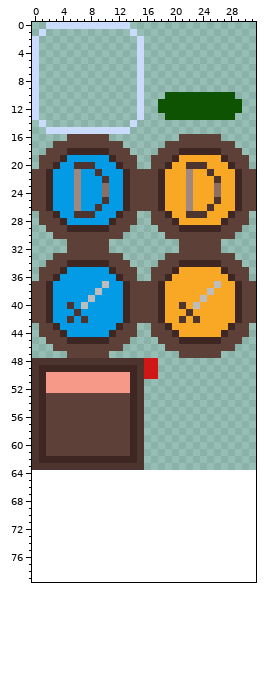
Sprite sheet -- gfx/square-sprites.png. That is the earlier state.
The file is 32x64 pixels. The old version is drawn lined up with the new one, on the new canvas.
New version:
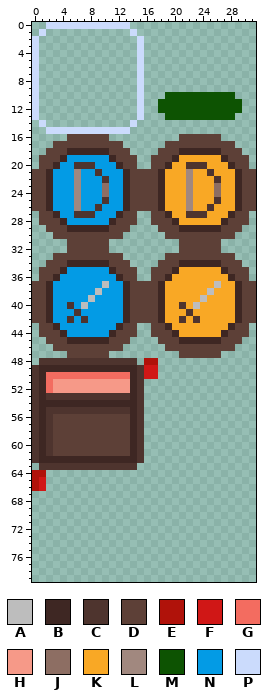
Palette (. is transparent): A #bdbdbd  B #3e2723  C #4e342e  D #5d4037  E #b0120a  F #d01716  G #f36c60  H #f69988  J #8d6e63  K #f9a825  L #a1887f  M #0d5302  N #039be5  P #cbdbfc
The exact change:
canvas 32x64 -> 32x80
@@ x 0..19 @@
 47 .....DDDDDD.........
-48 CCCCCCCCCCCCCCCCFF..
+48 .CCCCCCCCCCCCCC.EE..
 49 CBBBBBBBBBBBBBBCFF..
-50 CBHHHHHHHHHHHHBCFF..
-51 CBHHHHHHHHHHHHBC....
-52 CBHHHHHHHHHHHHBC....
-53 CBDDDDDDDDDDDDBC....
-54 CBDDDDDDDDDDDDBC....
-55 CBDDDDDDDDDDDDBC....
-56 CBDDDDDDDDDDDDBC....
-57 CBDDDDDDDDDDDDBC....
-58 CBDDDDDDDDDDDDBC....
-59 CBDDDDDDDDDDDDBC....
-60 CBDDDDDDDDDDDDBC....
-61 CBDDDDDDDDDDDDBC....
+50 CBGGGGGGGGGGGGBCFF..
+51 CBGHHHHHHHHHHHBC....
+52 CBGHHHHHHHHHHHBC....
+53 CBCCCCCCCCCCCCBC....
+54 CBBBBBBBBBBBBBBC....
+55 CBCCCCCCCCCCCCBC....
+56 CBCDDDDDDDDDDDBC....
+57 CBCDDDDDDDDDDDBC....
+58 CBCDDDDDDDDDDDBC....
+59 CBCDDDDDDDDDDDBC....
+60 CBCDDDDDDDDDDDBC....
+61 CBCDDDDDDDDDDDBC....
 62 CBBBBBBBBBBBBBBC....
-63 CCCCCCCCCCCCCCCC....
-64 ....................
-65 ....................
-66 ....................
+63 .CCCCCCCCCCCCCC.....
+64 EE..................
+65 EF..................
+66 EF..................
 67 ....................
Changed places in both pictures, as pixel boxes (x1, y1, x2, y2):
changed: (32, 358, 158, 491)
